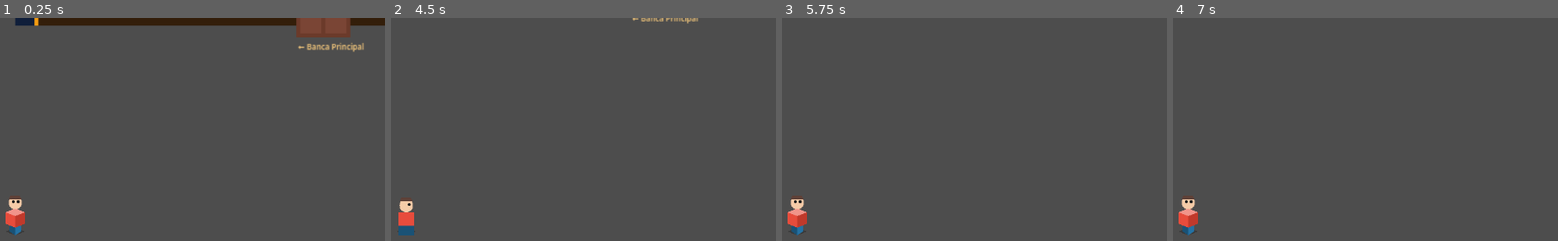
Above: before the commit, frames 1-4 (left to right).
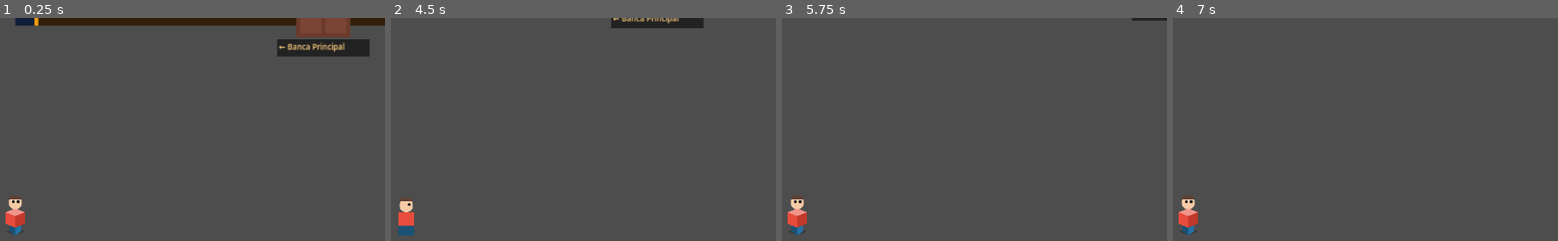
Above: after the commit, the same moments.

Repository: Edmex22/JUEGO-DEL-bajiO
Game: Godot game, scene res://scenes/banco/gerencia.tscn
The game is run twice, just before and just after one commit, with the same random seed, the same clock (stepped at 60 frames per second) and the same inputs. This scene is started directly instead of the project's main scene.
Inputs (mouse positions are in pixels of both pictures, inside the frame that each line leads up to):
- Up to frame 1 (0.25 s): no input
- Up to frame 2 (4.5 s): tap Enter (ui_accept) at 0.5, 0.77, 1.52, 2, 2.75, 3.02, 3.5, 3.77, 4.25 s; move the mouse to (568, 205) at 0.52 s; hold D (move_right) 0.53-1.28 s; tap E (interact) at 0.6, 2.1, 3.6 s; click (568, 205) at 0.67 s; move the mouse to (outside the picture) at 1.27 s; hold S (move_down) 1.28-2.03 s; tap Tab at 1.35, 2.85, 4.35 s; move the mouse to (479, 133) at 2.02 s; hold D (move_right) 2.03-2.78 s; move the mouse to (outside the picture) at 2.77 s; hold W (move_up) 2.78-3.53 s; click (outside the picture) at 2.92 s; move the mouse to (outside the picture) at 3.52 s; hold A (move_left) from 3.53 s (still down); move the mouse to (outside the picture) at 4.27 s
- Up to frame 3 (5.75 s): tap Enter (ui_accept) at 4.52 s; move the mouse to (835, 225) at 5.02 s; release A (move_left) at 5.03 s; hold S (move_down) from 5.03 s (still down); tap E (interact) at 5.1 s; click (835, 225) at 5.17 s
- Up to frame 4 (7 s): move the mouse to (outside the picture) at 5.77 s; release S (move_down) at 5.78 s; hold D (move_right) 5.78-6.53 s; tap Tab at 5.85 s; tap Enter (ui_accept) at 6.02, 6.5, 6.77 s; move the mouse to (1350, 205) at 6.52 s; hold W (move_up) from 6.53 s (still down); tap E (interact) at 6.6 s

The runs differ from the first frame. In frame 1, 1.8% of the frame differs, in the area x 72-96%, y 9-18%; in frame 2, 1.0%; in frame 3, 0.1%; in frame 4, nothing differs.

Commit message:
Fix: etiquetas con fondo y recorte para evitar texto desbordado en interiores

Diff:
--- a/scripts/interior_base.gd
+++ b/scripts/interior_base.gd
@@ -99,12 +99,16 @@
 	_fondo.add_child(r)
 
 
-func _label(texto: String, pos: Vector2, size: int = 10, color: Color = Color("#5A3A10")) -> void:
+func _label(texto: String, pos: Vector2, size: int = 10, color: Color = Color("#5A3A10"), ancho_max: int = 0) -> void:
 	var l := Label.new()
 	l.text = texto
 	l.position = pos
 	l.add_theme_font_size_override("font_size", size)
 	l.add_theme_color_override("font_color", color)
+	if ancho_max > 0:
+		l.size = Vector2(ancho_max, 200)
+		l.clip_text = false
+		l.autowrap_mode = TextServer.AUTOWRAP_WORD_SMART
 	_fondo.add_child(l)
 
 
@@ -119,7 +123,9 @@
 	_rect(pos, Vector2(56, 72), Color("#6B3A2A"))
 	_rect(pos + Vector2(4,  4), Vector2(22, 64), Color("#7A4535"))
 	_rect(pos + Vector2(30, 4), Vector2(22, 64), Color("#7A4535"))
-	_label(etiqueta, pos + Vector2(2, 76), 8, Color("#FFD080"))
+	# Fondo para la etiqueta
+	_rect(pos + Vector2(-20, 74), Vector2(96, 18), Color(0, 0, 0, 0.55))
+	_label(etiqueta, pos + Vector2(-18, 76), 8, Color("#FFD080"), 92)
 
 
 func _escritorio(pos: Vector2) -> void:
@@ -200,13 +206,15 @@
 
 
 func _cuadro_enmarcado(pos: Vector2, tam: Vector2, color_marco: Color, color_interior: Color, texto: String = "") -> void:
+	if tam.x == 0 and tam.y == 0:
+		return
 	# Sombra
 	_rect(pos + Vector2(3, 3), tam + Vector2(4, 4), Color(0, 0, 0, 0.3))
 	# Marco
 	_rect(pos, tam + Vector2(4, 4), color_marco)
 	_rect(pos + Vector2(4, 4), tam - Vector2(4, 4), color_interior)
 	if texto != "":
-		_label(texto, pos + Vector2(6, 6), 7, color_marco.lightened(0.6))
+		_label(texto, pos + Vector2(6, 6), 8, color_marco.lightened(0.5), int(tam.x - 8))
 
 
 func _planta_grande(pos: Vector2) -> void:
